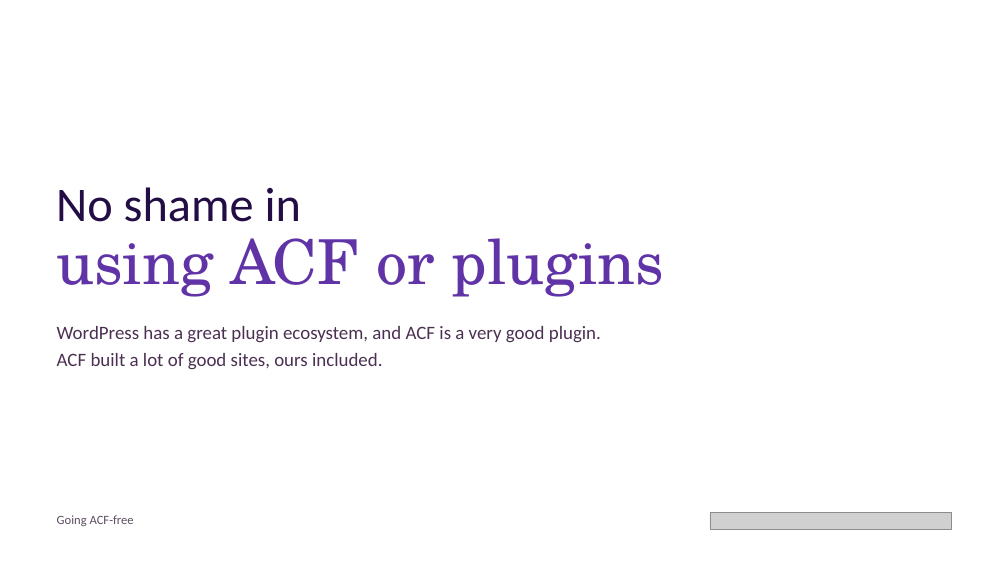
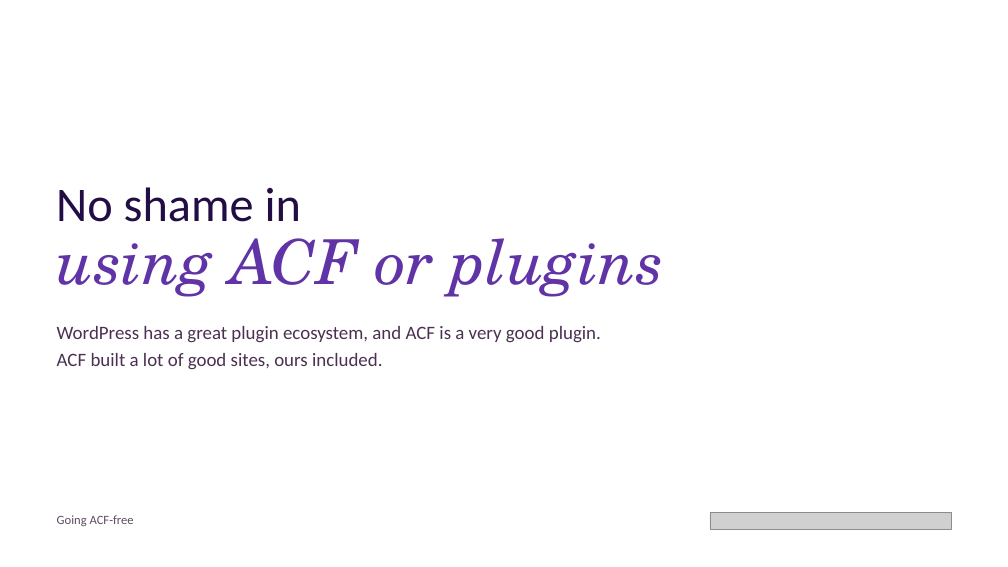
Before and after one commit to rollecode/wpsuomi2026-talk-slides, a slide deck: slide 3 of export/Going ACF-free.pptx. Drawn at 1008x567 pixels with LibreOffice and Linux fonts; fonts in the diff are those of the drawing; grey boxes stand for pictures; background and template pictures are left out. Boxes give left, top, right and bottom in pixels: in the first picture for what was removed or moved away, otherwise in the second. Text is boxed around its words. In the diff, an @@ line names an element or a change of style, - is before the commit and + after.

```diff
--- a/export/Going ACF-free.pptx
+++ b/export/Going ACF-free.pptx
@@ text "using ACF or plugins" at [56, 238, 664, 297]: italic on @@
```
Also in this commit, not shown: 13 other slides changed, 7 other files.
